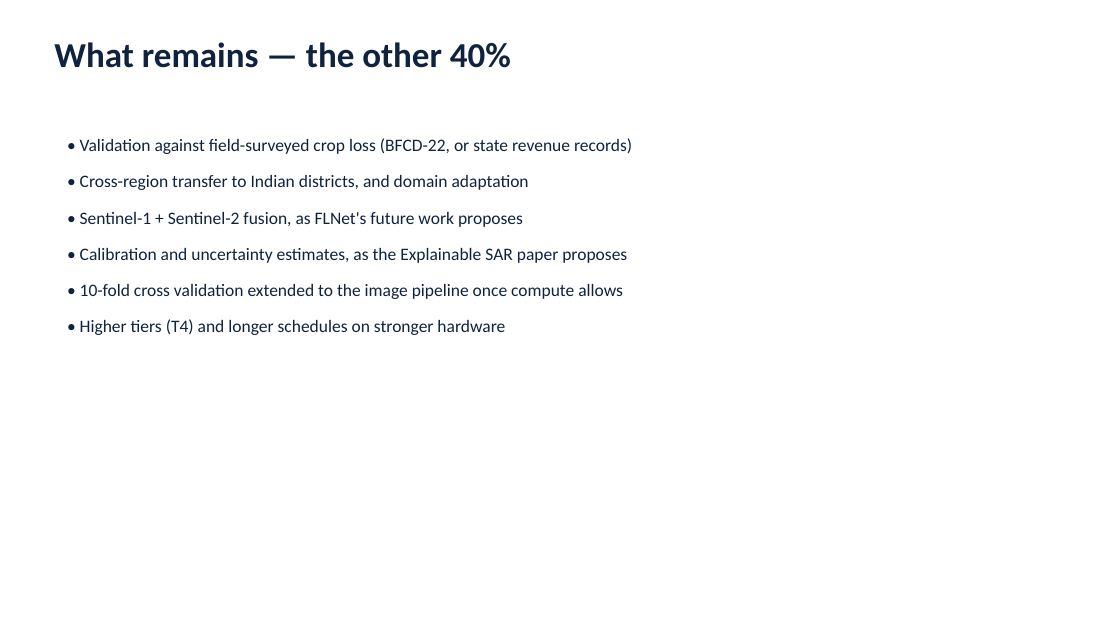
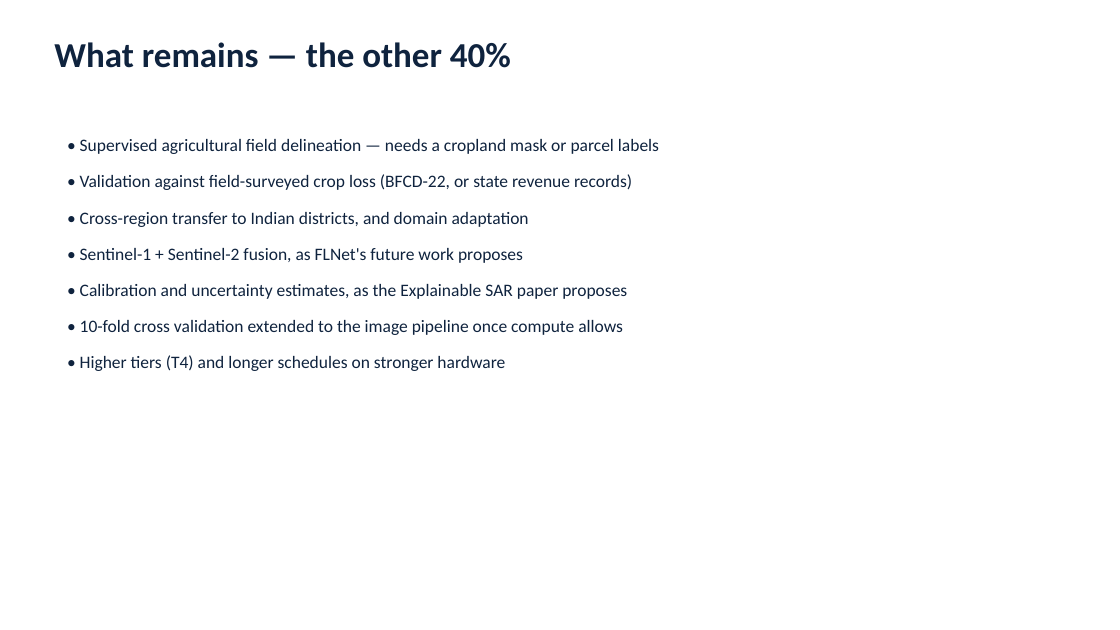
Before and after one commit to tejgokani/flood-crop-damage-ai, a slide deck: slide 16 of slides/Techathon_PS6.pptx (slide 13 before the commit). Drawn at 1120x630 pixels with LibreOffice and Linux fonts; fonts in the diff are those of the drawing. Boxes give left, top, right and bottom in pixels: in the first picture for what was removed or moved away, otherwise in the second. Text is boxed around its words. In the diff, an @@ line names an element or a change of style, - is before the commit and + after.

```diff
--- a/slides/Techathon_PS6.pptx
+++ b/slides/Techathon_PS6.pptx
@@ text at bbox=[80, 139, 659, 154]: paragraph added @@
+• Supervised agricultural field delineation — needs a cropland mask or parcel labels
```
Also in this commit, not shown: 1 other slide changed, 5 slides added, 2 slides removed, 3 other files.
